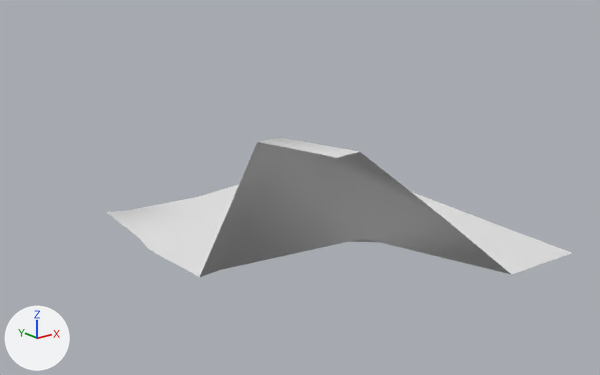
Two versions of the OBJ model models/areas/fields_risen/grass_-3_1.obj, one commit apart.
Before and after are seen from a 50 mm lens placed at (-124.4, -107.0, 19.8), pointed at (-87.1, -60.3, 1.1). The axes (+X, +Y, +Z) are drawn at lower left. The lights are the same throughout. The first picture is the older version. Where no turn or scale is listed for an object, it has been applied to the vertices. Vertices at exactly the same position are counted once.

Script lines for the objects in view, before the commit:
```python
me_grass__3_1 = bpy.data.meshes.new('grass_-3_1')
me_grass__3_1.from_pydata(...)  # 53 vertices, 44 faces; spans x -99.0..-78.0, y -78.0..-52.0, z -1.5..9.3
ob_grass__3_1 = bpy.data.objects.new('grass_-3_1', me_grass__3_1)
ob_grass__3_1.location = (0.0, 0.0, 0.0)
```
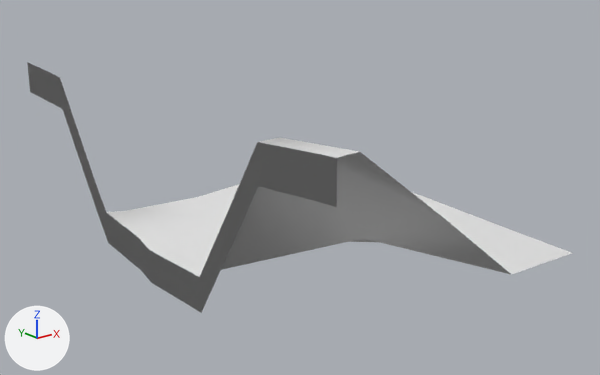
Changed parts and their boxes (x1, y1, x2, y2) in the pictures (600 x 375 px):
```json
{"object": "grass_-3_1", "change": "reshaped", "before": [106, 137, 572, 277], "after": [27, 62, 572, 312], "on screen": "17% wider, 78% taller"}
{"part": 1, "of": "me_grass__3_1", "change": "built on", "before": [111, 142, 358, 277], "after": [27, 62, 358, 312]}
```

The change, as JSON lines over the scene's bpy script:
```json
{"block": "me_grass__3_1", "where": "# used by ob_grass__3_1; location = (0.0, 0.0, 0.0)"}
{"op": "remove", "block": "me_grass__3_1", "code": "me_grass__3_1.from_pydata(...)  # 53 vertices, 44 faces; spans x -99.0..-78.0, y -78.0..-52.0, z -1.5..9.3"}
{"op": "add", "block": "me_grass__3_1", "code": "me_grass__3_1.from_pydata(...)  # 79 vertices, 92 faces; spans x -99.0..-78.0, y -78.0..-39.0, z -4.0..9.3"}
{"block": "me_grass__3_1", "change": "me_grass__3_1 part 1"}
{"block": "me_grass__3_1", "change": "8 faces are deleted"}
{"block": "me_grass__3_1", "change": "13 vertices are added at x -99.0, y -78.0..-39.0, z -1.5..9.2"}
{"block": "me_grass__3_1", "change": "8 new vertices lie (0.0, 0.0, -2.5) away from vertices in x -99.0, y -78.0..-52.0, z -1.5..9.2"}
{"block": "me_grass__3_1", "change": "5 new vertices lie (0.0, 0.0, 2.5) away from vertices in x -99.0, y -76.5..-39.0, z -1.0..6.7"}
{"block": "me_grass__3_1", "change": "56 new faces join them"}
```
